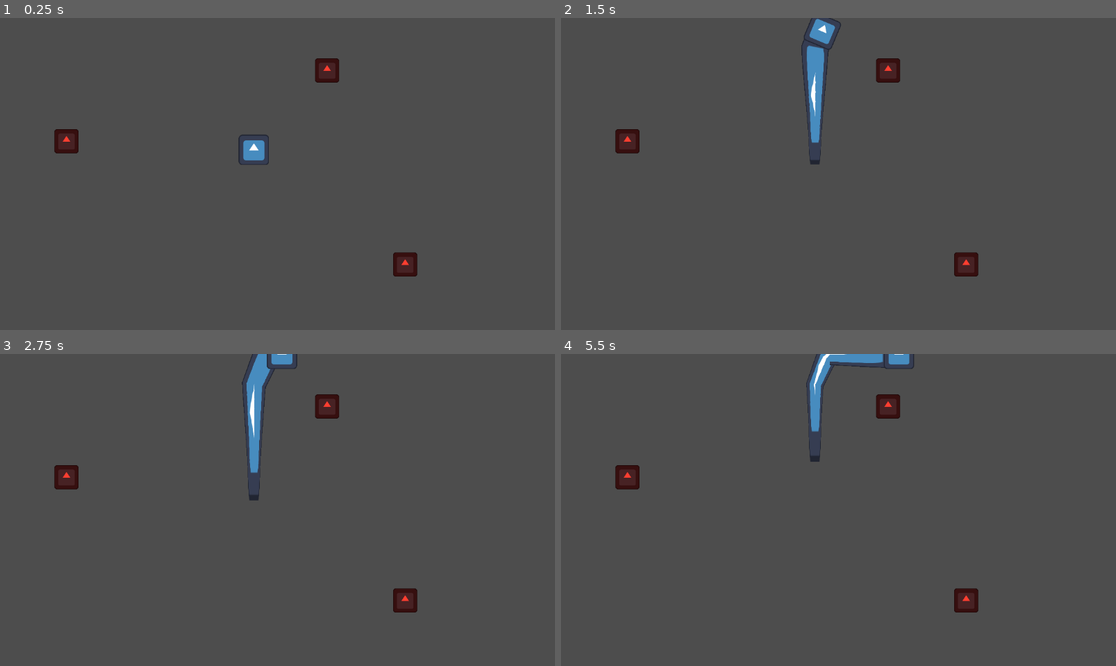
Above: before the commit, frames 1-4 (two rows, left to right).
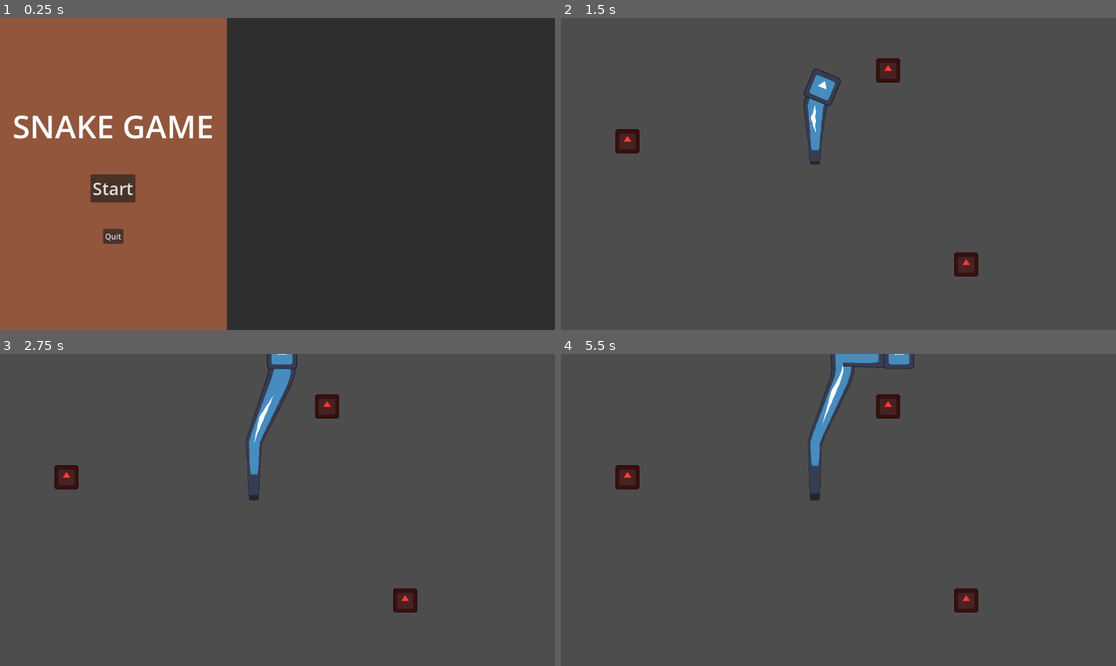
Above: after the commit, the same moments.

Repository: tylercchase/gmtk-2025
Game: Godot game, scene res://src/menues/main/main_menu.tscn
Same seed, same stepped clock (60 frames per second), same inputs: the game is played once before the commit and once after it. Before the commit the project starts from res://src/main.tscn. The engine's default icon, where the game draws it, is replaced by a stand-in: a white triangle on a blue panel in a dark square.
Inputs (mouse positions are in pixels of both pictures, inside the frame that each line leads up to):
- Up to frame 1 (0.25 s): no input
- Up to frame 2 (1.5 s): click (672, 189) at 0.5 s, where only the run after the commit has a clickable "Start"; hold D (move_right) from 1.28 s (still down)
- Up to frame 3 (2.75 s): release D (move_right) at 2.03 s; hold A (move_left) from 2.03 s (still down)
- Up to frame 4 (5.5 s): tap Enter at 2.75 s; release A (move_left) at 2.78 s; hold D (move_right) 2.78-4.28 s; hold A (move_left) from 4.28 s (still down); tap Space at 5 s

The runs differ from the first frame. In frame 1, 100% of the frame differs, in the area x 0-100%, y 0-100%; in frame 2, 1.2%; in frame 3, 1.3%; in frame 4, 1.5%.

Commit message:
feat: main menu

Diff:
--- a/project.godot
+++ b/project.godot
@@ -11,7 +11,7 @@
 [application]
 
 config/name="gmtk-2025"
-run/main_scene="uid://d4gmvlosj7ifi"
+run/main_scene="uid://bebw44j0d3rob"
 config/features=PackedStringArray("4.4", "Forward Plus")
 config/icon="res://icon.svg"
 
--- /dev/null
+++ b/src/level/test_level.tscn
@@ -0,0 +1,27 @@
+[gd_scene load_steps=4 format=3 uid="uid://cevc126su5f5q"]
+
+[ext_resource type="PackedScene" uid="uid://6ppqphm8w01t" path="res://src/segments/segment_manager.tscn" id="1_wfa51"]
+[ext_resource type="PackedScene" uid="uid://bkufcjas1iov8" path="res://src/player/player.tscn" id="2_5ipog"]
+[ext_resource type="PackedScene" uid="uid://ubva2gdfgrlx" path="res://src/apple/apple.tscn" id="3_88en4"]
+
+[node name="TestLevel" type="Node2D"]
+
+[node name="SegmentManager" parent="." node_paths=PackedStringArray("player_node") instance=ExtResource("1_wfa51")]
+player_node = NodePath("../Player")
+
+[node name="Camera2D" type="Camera2D" parent="."]
+anchor_mode = 0
+
+[node name="Player" parent="." instance=ExtResource("2_5ipog")]
+position = Vector2(527, 324)
+
+[node name="Node2D" type="Node2D" parent="."]
+
+[node name="Apple" parent="Node2D" instance=ExtResource("3_88en4")]
+position = Vector2(138, 256)
+
+[node name="Apple2" parent="Node2D" instance=ExtResource("3_88en4")]
+position = Vector2(679, 109)
+
+[node name="Apple3" parent="Node2D" instance=ExtResource("3_88en4")]
+position = Vector2(841, 512)
--- /dev/null
+++ b/src/menues/main/main_menu.gd
@@ -0,0 +1,14 @@
+extends PanelContainer
+
+@export var start_button: Button
+@export var quit_button: Button
+
+@export_file("*.tscn") var level_scene: String
+
+func _ready() -> void:
+	start_button.pressed.connect(_on_start_button_pressed)
+
+
+func _on_start_button_pressed():
+	# ideally we have a scene transition thing setup here
+	get_tree().change_scene_to_file(level_scene)
--- /dev/null
+++ b/src/menues/main/main_menu.tscn
@@ -0,0 +1,54 @@
+[gd_scene load_steps=3 format=3 uid="uid://bebw44j0d3rob"]
+
+[ext_resource type="Script" uid="uid://kgrio0uti0pb" path="res://src/menues/main/main_menu.gd" id="1_vqa7h"]
+
+[sub_resource type="StyleBoxFlat" id="StyleBoxFlat_nrvvx"]
+bg_color = Color(0.568528, 0.33687, 0.230283, 1)
+
+[node name="MainMenu" type="PanelContainer" node_paths=PackedStringArray("start_button", "quit_button")]
+anchors_preset = 15
+anchor_right = 1.0
+anchor_bottom = 1.0
+grow_horizontal = 2
+grow_vertical = 2
+script = ExtResource("1_vqa7h")
+start_button = NodePath("HBoxContainer/PanelContainer/MarginContainer/VBoxContainer/StartButton")
+quit_button = NodePath("HBoxContainer/PanelContainer/MarginContainer/VBoxContainer/QuitButton")
+level_scene = "uid://cevc126su5f5q"
+
+[node name="HBoxContainer" type="HBoxContainer" parent="."]
+layout_mode = 2
+
+[node name="PanelContainer" type="PanelContainer" parent="HBoxContainer"]
+custom_minimum_size = Vector2(470.905, 0)
+layout_mode = 2
+theme_override_styles/panel = SubResource("StyleBoxFlat_nrvvx")
+
+[node name="MarginContainer" type="MarginContainer" parent="HBoxContainer/PanelContainer"]
+layout_mode = 2
+theme_override_constants/margin_left = 5
+theme_override_constants/margin_top = 5
+theme_override_constants/margin_right = 5
+theme_override_constants/margin_bottom = 5
+
+[node name="VBoxContainer" type="VBoxContainer" parent="HBoxContainer/PanelContainer/MarginContainer"]
+layout_mode = 2
+theme_override_constants/separation = 55
+alignment = 1
+
+[node name="Label" type="Label" parent="HBoxContainer/PanelContainer/MarginContainer/VBoxContainer"]
+layout_mode = 2
+theme_override_font_sizes/font_size = 66
+text = "SNAKE GAME"
+horizontal_alignment = 1
+
+[node name="StartButton" type="Button" parent="HBoxContainer/PanelContainer/MarginContainer/VBoxContainer"]
+layout_mode = 2
+size_flags_horizontal = 4
+theme_override_font_sizes/font_size = 36
+text = "Start"
+
+[node name="QuitButton" type="Button" parent="HBoxContainer/PanelContainer/MarginContainer/VBoxContainer"]
+layout_mode = 2
+size_flags_horizontal = 4
+text = "Quit"
Not shown, added: src/menues/main/main_menu.gd.uid
